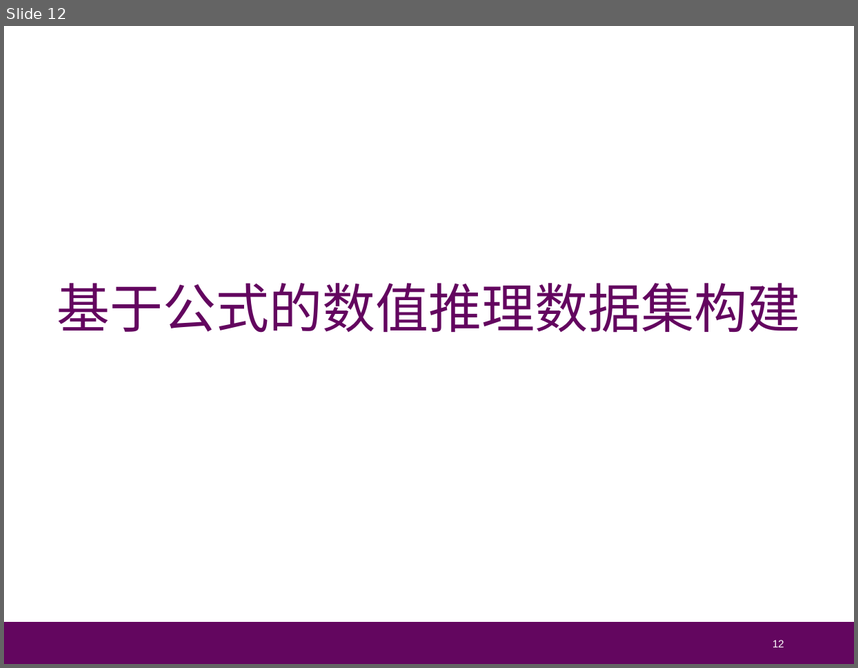
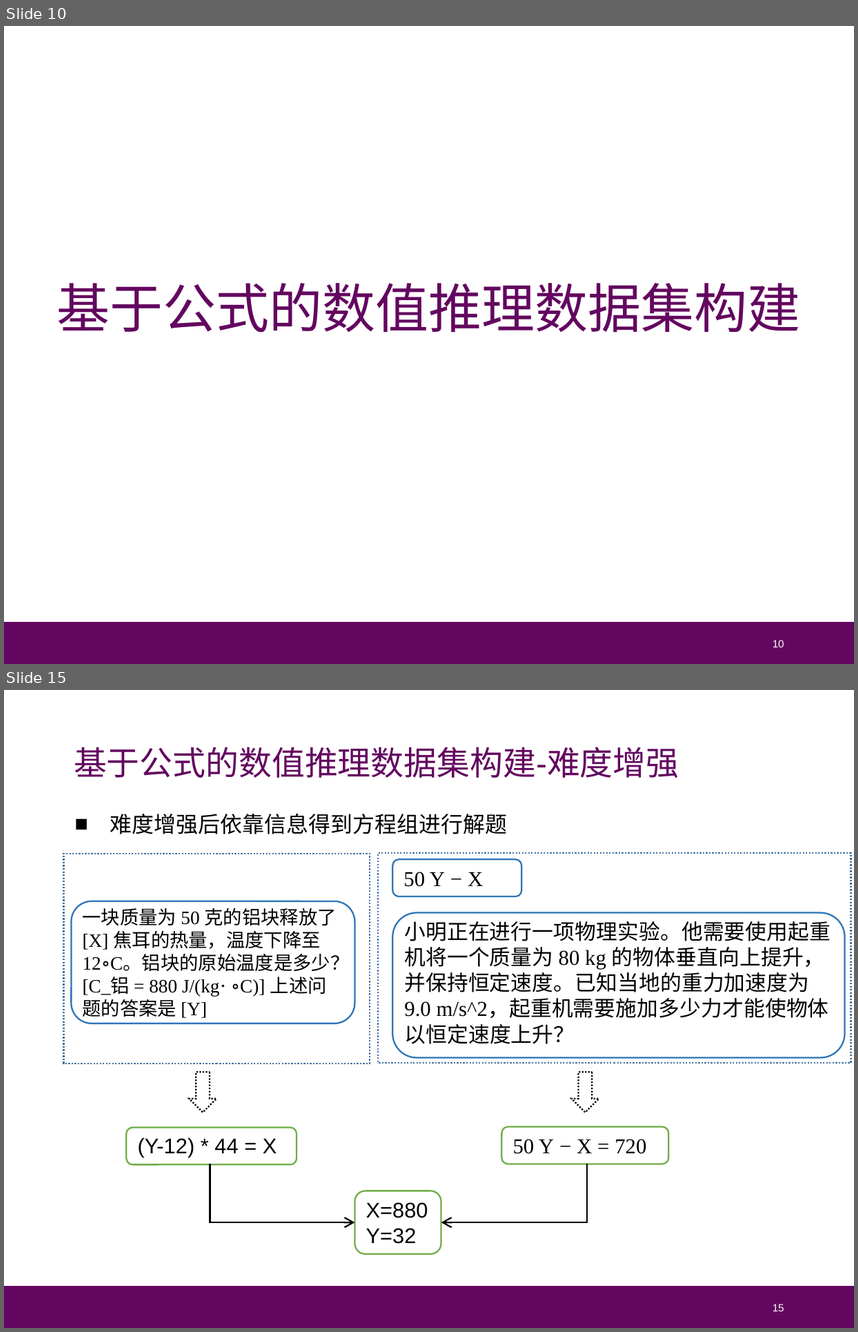
Before and after one commit to Cat-Overflow/NJU_thesis, a slide deck: 毕业答辩/论文答辩_朱博林.pptx. Shown one above the other, each under a label of ours: slide 12 before the commit, slides 10 and 15 after it; the slides between them are not shown. The pictures are 858x668 and 858x1332 pixels, drawn with LibreOffice and Linux fonts; fonts in the diff are those of the drawing. Boxes give left, top, right and bottom in pixels: in the first picture for what was removed or moved away, otherwise in the second. Text is boxed around its words. In the diff, an @@ line names an element or a change of style, - is before the commit and + after.

```diff
--- a/毕业答辩/论文答辩_朱博林.pptx
+++ b/毕业答辩/论文答辩_朱博林.pptx
@@ slide 15 added at box(4, 690, 854, 1328), background #FFFFFF; not listed: 1 template element that a slide beside it also shows @@
@@ text added at box(74, 747, 680, 778), 21 pt, text #63065F @@
+基于公式的数值推理数据集构建-难度增强
@@ text added at box(110, 814, 508, 834), 14 pt, text #000000 @@
+■ 难度增强后依靠信息得到方程组进行解题
@@ rectangle added at box(64, 853, 370, 1063), outline #43739E 1 pt dashed @@
@@ rectangle added at box(377, 853, 851, 1063), outline #43739E 1 pt dashed @@
@@ rounded rectangle added at box(392, 858, 522, 896), outline #2E75B6 1 pt @@
@@ text added at box(404, 871, 483, 887), 13.6 pt, text #000000 @@
+50 Y − X
@@ rounded rectangle added at box(71, 900, 354, 1023), outline #2E75B6 1 pt @@
@@ text added at box(83, 908, 350, 1018), 12 pt, text #000000 @@
+一块质量为 50 克的铝块释放了 [X] 焦耳的热量，温度下降至 12∘C。铝块的原始温度是多少？[C_铝 = 880 J/(kg⋅ ∘C)] 上述问题的答案是 [Y]
@@ rounded rectangle added at box(392, 913, 844, 1058), outline #2E75B6 1 pt @@
@@ text added at box(404, 921, 831, 1044), 13.6 pt, text #000000 @@
+小明正在进行一项物理实验。他需要使用起重机将一个质量为 80 kg 的物体垂直向上提升， 并保持恒定速度。已知当地的重力加速度为 9.0 m/s^2，起重机需要施加多少力才能使物体以恒定速度上升？
@@ right arrow added at box(190, 1072, 217, 1112), outline #000000 1 pt dashed @@
@@ right arrow added at box(571, 1072, 598, 1112), outline #000000 1 pt dashed @@
@@ rounded rectangle added at box(126, 1127, 296, 1164), outline #70AD47 1 pt @@
@@ text added at box(138, 1137, 277, 1157), 13.6 pt, text #000000 @@
+(Y-12) * 44 = X
@@ rounded rectangle added at box(502, 1126, 668, 1163), outline #70AD47 1 pt @@
@@ text added at box(513, 1138, 646, 1154), 13.6 pt, text #000000 @@
+50 Y − X = 720
@@ elbow arrow added from (210, 1163) to (355, 1222), #000000 1 pt @@
@@ elbow arrow added from (587, 1163) to (441, 1222), #000000 1 pt @@
@@ rounded rectangle added at box(355, 1190, 441, 1254), outline #70AD47 1 pt @@
@@ text added at box(366, 1202, 428, 1243), 13.6 pt, text #000000 @@
+X=880
+Y=32
@@ page number added at box(773, 1303, 784, 1311), 6.8 pt, text #FFFFFF @@
+15
@@ what was slide 12 is now slide 10 @@
@@ page number at box(773, 639, 784, 647): text changed @@
-12
+10
```
Also in this commit, not shown: 3 slides changed, 15 other slides added, 18 slides removed.
